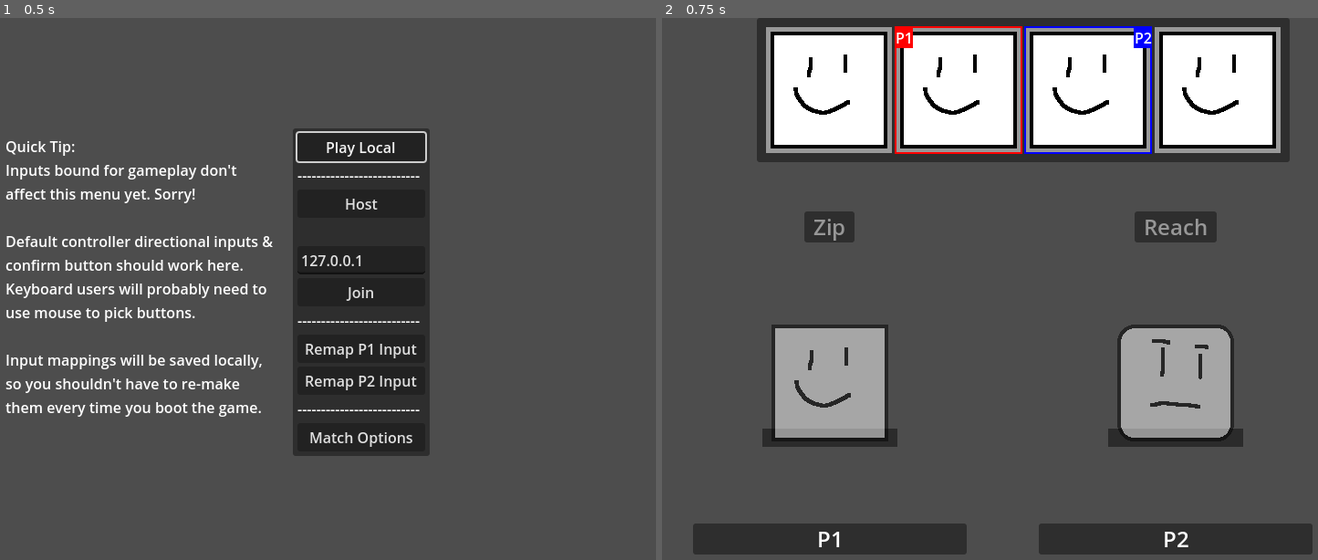
Above: before the commit, frames 1-2 (left to right).
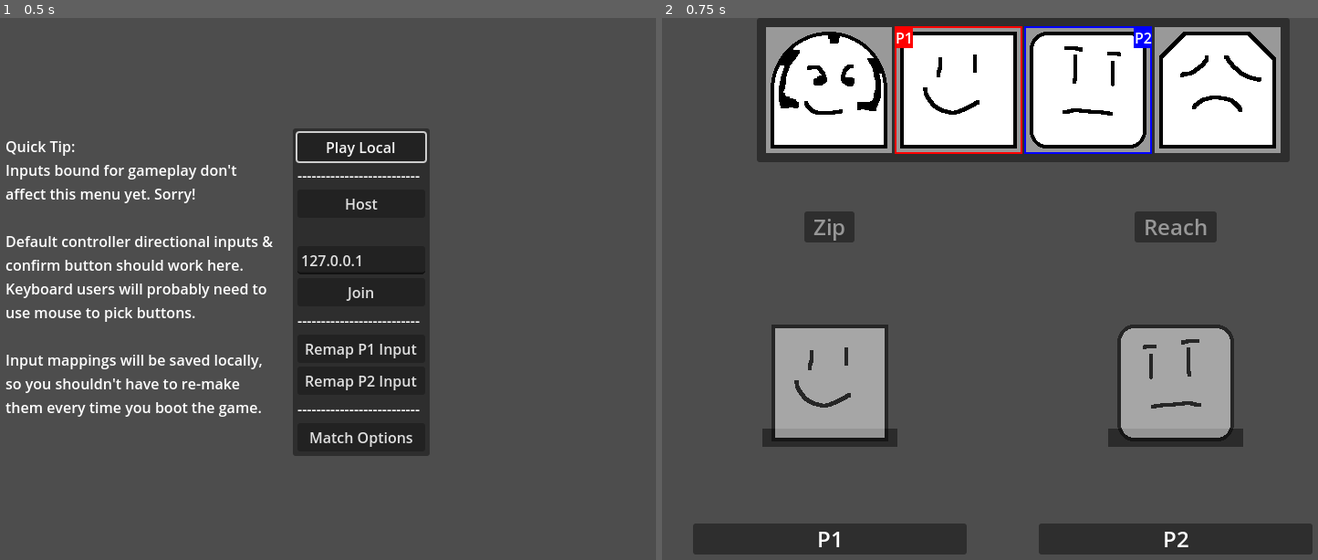
Above: after the commit, the same moments.

Repository: SamBumgardner/spellstrike
Game: Godot game, scene res://network/main.tscn
The game is run twice, just before and just after one commit, with the same random seed, the same clock (stepped at 60 frames per second) and the same inputs.
Inputs:
- Up to frame 1 (0.5 s): no input
- Up to frame 2 (0.75 s): click "Play Local" at 0.5 s

Frame 1 is identical in both runs. In frame 2, 2.1% of the frame differs, in the area x 16-94%, y 2-73%.

Commit message:
sneak in some character select display improvements.

Diff:
--- /dev/null
+++ b/game/assets/art/defeat_portrait_heavy.tres
@@ -0,0 +1,7 @@
+[gd_resource type="AtlasTexture" load_steps=2 format=3 uid="uid://cdcnewacgsxha"]
+
+[ext_resource type="Texture2D" uid="uid://cgrgw14ugq182" path="res://assets/art/placeholder_character_sheet_2.png" id="1_h5mld"]
+
+[resource]
+atlas = ExtResource("1_h5mld")
+region = Rect2(384, 128, 128, 128)
--- /dev/null
+++ b/game/assets/art/defeat_portrait_mix.tres
@@ -0,0 +1,7 @@
+[gd_resource type="AtlasTexture" load_steps=2 format=3 uid="uid://mtusp0opl68k"]
+
+[ext_resource type="Texture2D" uid="uid://dqkmjkufqaohn" path="res://assets/art/placeholder_character_sheet_4.png" id="1_804d7"]
+
+[resource]
+atlas = ExtResource("1_804d7")
+region = Rect2(384, 128, 128, 128)
--- /dev/null
+++ b/game/assets/art/defeat_portrait_reach.tres
@@ -0,0 +1,7 @@
+[gd_resource type="AtlasTexture" load_steps=2 format=3 uid="uid://dapudc1k62h2b"]
+
+[ext_resource type="Texture2D" uid="uid://5fh8e5mfcf2l" path="res://assets/art/placeholder_character_sheet_3.png" id="1_5otj1"]
+
+[resource]
+atlas = ExtResource("1_5otj1")
+region = Rect2(384, 128, 128, 128)
--- /dev/null
+++ b/game/assets/art/victory_portrait_heavy.tres
@@ -0,0 +1,7 @@
+[gd_resource type="AtlasTexture" load_steps=2 format=3 uid="uid://d4e28vyqx6jf1"]
+
+[ext_resource type="Texture2D" uid="uid://cgrgw14ugq182" path="res://assets/art/placeholder_character_sheet_2.png" id="1_f8603"]
+
+[resource]
+atlas = ExtResource("1_f8603")
+region = Rect2(0, 0, 128, 128)
--- /dev/null
+++ b/game/assets/art/victory_portrait_mix.tres
@@ -0,0 +1,7 @@
+[gd_resource type="AtlasTexture" load_steps=2 format=3 uid="uid://bdsjxeso6e62y"]
+
+[ext_resource type="Texture2D" uid="uid://dqkmjkufqaohn" path="res://assets/art/placeholder_character_sheet_4.png" id="1_5s6o3"]
+
+[resource]
+atlas = ExtResource("1_5s6o3")
+region = Rect2(0, 0, 128, 128)
--- /dev/null
+++ b/game/assets/art/victory_portrait_reach.tres
@@ -0,0 +1,7 @@
+[gd_resource type="AtlasTexture" load_steps=2 format=3 uid="uid://nca4ui2p241r"]
+
+[ext_resource type="Texture2D" uid="uid://5fh8e5mfcf2l" path="res://assets/art/placeholder_character_sheet_3.png" id="1_12cx7"]
+
+[resource]
+atlas = ExtResource("1_12cx7")
+region = Rect2(0, 0, 128, 128)
--- a/game/assets/data/character/character_heavy.tres
+++ b/game/assets/data/character/character_heavy.tres
@@ -1,7 +1,7 @@
 [gd_resource type="Resource" script_class="CharacterSpec" load_steps=17 format=3 uid="uid://cwypxpiy87c4"]
 
 [ext_resource type="Texture2D" uid="uid://cgrgw14ugq182" path="res://assets/art/placeholder_character_sheet_2.png" id="1_a3u5p"]
-[ext_resource type="Texture2D" uid="uid://cdy88alpe2xwf" path="res://assets/art/placeholder_defeat_portrait.tres" id="2_gd4nh"]
+[ext_resource type="Texture2D" uid="uid://cdcnewacgsxha" path="res://assets/art/defeat_portrait_heavy.tres" id="2_5t0lr"]
 [ext_resource type="Script" path="res://player/character_spec.gd" id="3_us2cm"]
 [ext_resource type="Texture2D" uid="uid://co1nmfg8ck3by" path="res://assets/art/special_icon.png" id="4_ysne1"]
 [ext_resource type="Resource" uid="uid://fe7gccuy0f46" path="res://assets/data/states/character/heavy/state_heavy_idle.tres" id="5_ije0y"]
@@ -15,13 +15,13 @@
 [ext_resource type="Resource" uid="uid://ndjspav4naaj" path="res://assets/data/states/character/speed/DefeatedState.tres" id="13_8gw7f"]
 [ext_resource type="Resource" uid="uid://brc0an4nux82m" path="res://assets/data/states/character/speed/VictoryState.tres" id="14_k2ck3"]
 [ext_resource type="Resource" uid="uid://btdh4c0kxgpy5" path="res://assets/data/states/character/heavy/state_heavy_a_backstep.tres" id="15_wroa8"]
-[ext_resource type="Texture2D" uid="uid://bu6wsaejco7uh" path="res://assets/art/placeholder_victory_portrait.tres" id="16_kydsy"]
+[ext_resource type="Texture2D" uid="uid://d4e28vyqx6jf1" path="res://assets/art/victory_portrait_heavy.tres" id="16_cvnkg"]
 
 [resource]
 script = ExtResource("3_us2cm")
 name = "Heavy"
-victory_portrait = ExtResource("16_kydsy")
-defeat_portrait = ExtResource("2_gd4nh")
+victory_portrait = ExtResource("16_cvnkg")
+defeat_portrait = ExtResource("2_5t0lr")
 animation_sprite = ExtResource("1_a3u5p")
 special_icon = ExtResource("4_ysne1")
 walk_speed = 3
--- a/game/assets/data/character/character_mix.tres
+++ b/game/assets/data/character/character_mix.tres
@@ -1,7 +1,7 @@
 [gd_resource type="Resource" script_class="CharacterSpec" load_steps=18 format=3 uid="uid://cqsx3i7qb080q"]
 
 [ext_resource type="Texture2D" uid="uid://dqkmjkufqaohn" path="res://assets/art/placeholder_character_sheet_4.png" id="1_cqw70"]
-[ext_resource type="Texture2D" uid="uid://cdy88alpe2xwf" path="res://assets/art/placeholder_defeat_portrait.tres" id="2_wwrrx"]
+[ext_resource type="Texture2D" uid="uid://mtusp0opl68k" path="res://assets/art/defeat_portrait_mix.tres" id="2_b76qj"]
 [ext_resource type="Script" path="res://player/character_spec.gd" id="3_uhk7e"]
 [ext_resource type="Texture2D" uid="uid://co1nmfg8ck3by" path="res://assets/art/special_icon.png" id="4_jjpcw"]
 [ext_resource type="Resource" uid="uid://co8nnxi0rj0m5" path="res://assets/data/states/character/speed/IdleState.tres" id="5_f7rba"]
@@ -15,14 +15,14 @@
 [ext_resource type="Resource" uid="uid://ndjspav4naaj" path="res://assets/data/states/character/speed/DefeatedState.tres" id="13_8i1ef"]
 [ext_resource type="Resource" uid="uid://brc0an4nux82m" path="res://assets/data/states/character/speed/VictoryState.tres" id="14_oyqml"]
 [ext_resource type="Resource" uid="uid://ba11lgq4g27a" path="res://assets/data/states/character/mix/state_mix_a_forward.tres" id="15_7b644"]
-[ext_resource type="Texture2D" uid="uid://bu6wsaejco7uh" path="res://assets/art/placeholder_victory_portrait.tres" id="16_puq1x"]
 [ext_resource type="Resource" uid="uid://stu785nlluo5" path="res://assets/data/states/character/mix/state_mix_s_neutral_recovery.tres" id="16_tbxk2"]
+[ext_resource type="Texture2D" uid="uid://bdsjxeso6e62y" path="res://assets/art/victory_portrait_mix.tres" id="17_b6pnf"]
 
 [resource]
 script = ExtResource("3_uhk7e")
 name = "Mix"
-victory_portrait = ExtResource("16_puq1x")
-defeat_portrait = ExtResource("2_wwrrx")
+victory_portrait = ExtResource("17_b6pnf")
+defeat_portrait = ExtResource("2_b76qj")
 animation_sprite = ExtResource("1_cqw70")
 special_icon = ExtResource("4_jjpcw")
 walk_speed = 4
--- a/game/assets/data/character/character_reach.tres
+++ b/game/assets/data/character/character_reach.tres
@@ -1,7 +1,7 @@
 [gd_resource type="Resource" script_class="CharacterSpec" load_steps=17 format=3 uid="uid://r3plnq5yuj2h"]
 
 [ext_resource type="Texture2D" uid="uid://5fh8e5mfcf2l" path="res://assets/art/placeholder_character_sheet_3.png" id="1_w1v2a"]
-[ext_resource type="Texture2D" uid="uid://cdy88alpe2xwf" path="res://assets/art/placeholder_defeat_portrait.tres" id="2_ccven"]
+[ext_resource type="Texture2D" uid="uid://dapudc1k62h2b" path="res://assets/art/defeat_portrait_reach.tres" id="2_64h6x"]
 [ext_resource type="Script" path="res://player/character_spec.gd" id="3_o65xs"]
 [ext_resource type="Texture2D" uid="uid://co1nmfg8ck3by" path="res://assets/art/special_icon.png" id="4_bclvp"]
 [ext_resource type="Resource" uid="uid://co8nnxi0rj0m5" path="res://assets/data/states/character/speed/IdleState.tres" id="5_rj71r"]
@@ -15,13 +15,13 @@
 [ext_resource type="Resource" uid="uid://ndjspav4naaj" path="res://assets/data/states/character/speed/DefeatedState.tres" id="13_nf5jv"]
 [ext_resource type="Resource" uid="uid://brc0an4nux82m" path="res://assets/data/states/character/speed/VictoryState.tres" id="14_3ck0o"]
 [ext_resource type="Resource" uid="uid://d4f0law1r1n3d" path="res://assets/data/states/character/reach/state_reach_b_chain.tres" id="15_guexm"]
-[ext_resource type="Texture2D" uid="uid://bu6wsaejco7uh" path="res://assets/art/placeholder_victory_portrait.tres" id="16_d44ds"]
+[ext_resource type="Texture2D" uid="uid://nca4ui2p241r" path="res://assets/art/victory_portrait_reach.tres" id="16_nthc0"]
 
 [resource]
 script = ExtResource("3_o65xs")
 name = "Reach"
-victory_portrait = ExtResource("16_d44ds")
-defeat_portrait = ExtResource("2_ccven")
+victory_portrait = ExtResource("16_nthc0")
+defeat_portrait = ExtResource("2_64h6x")
 animation_sprite = ExtResource("1_w1v2a")
 special_icon = ExtResource("4_bclvp")
 walk_speed = 4
--- a/game/assets/data/character/character_speed.tres
+++ b/game/assets/data/character/character_speed.tres
@@ -2,7 +2,7 @@
 
 [ext_resource type="Texture2D" uid="uid://bl34rh555skbp" path="res://assets/art/placeholder_character_sheet.png" id="1_10gw3"]
 [ext_resource type="Script" path="res://player/character_spec.gd" id="1_ay1rm"]
-[ext_resource type="Texture2D" uid="uid://cdy88alpe2xwf" path="res://assets/art/placeholder_defeat_portrait.tres" id="2_jpsq6"]
+[ext_resource type="Texture2D" uid="uid://cdy88alpe2xwf" path="res://assets/art/defeat_portrait_speed.tres" id="2_jpsq6"]
 [ext_resource type="Texture2D" uid="uid://co1nmfg8ck3by" path="res://assets/art/special_icon.png" id="4_4ax38"]
 [ext_resource type="Resource" uid="uid://co8nnxi0rj0m5" path="res://assets/data/states/character/speed/IdleState.tres" id="6_pfqtc"]
 [ext_resource type="Resource" uid="uid://71tfhe4l4xal" path="res://assets/data/states/character/speed/WalkState.tres" id="7_ffkam"]
@@ -15,7 +15,7 @@
 [ext_resource type="Resource" uid="uid://ndjspav4naaj" path="res://assets/data/states/character/speed/DefeatedState.tres" id="14_t3g0u"]
 [ext_resource type="Resource" uid="uid://brc0an4nux82m" path="res://assets/data/states/character/speed/VictoryState.tres" id="15_n2cck"]
 [ext_resource type="Resource" uid="uid://4va3vpwoielf" path="res://assets/data/states/character/speed/LightAttackChainState.tres" id="16_3aj0r"]
-[ext_resource type="Texture2D" uid="uid://bu6wsaejco7uh" path="res://assets/art/placeholder_victory_portrait.tres" id="17_7kd3u"]
+[ext_resource type="Texture2D" uid="uid://bu6wsaejco7uh" path="res://assets/art/victory_portrait_speed.tres" id="17_7kd3u"]
 
 [resource]
 script = ExtResource("1_ay1rm")
--- a/game/player/character_spec.gd
+++ b/game/player/character_spec.gd
@@ -17,8 +17,3 @@
 @export var special_uses: int = 5
 @export var states: Dictionary
 @export var maximum_active_projectiles: int = 1
-
-func _init() -> void:
-    name = "placeholder_name"
-    victory_portrait = load("res://assets/art/placeholder_victory_portrait.tres")
-    defeat_portrait = load("res://assets/art/placeholder_defeat_portrait.tres")
--- a/game/project.godot
+++ b/game/project.godot
@@ -63,6 +63,9 @@
 rollback/classes/network_adaptor="res://addons/godot-rollback-netcode/RPCNetworkAdaptor.gd"
 rollback/classes/message_serializer="res://network/VsMessageSerializer.gd"
 rollback/classes/hash_serializer="res://addons/godot-rollback-netcode/HashSerializer.gd"
+rollback/debug/rollback_ticks=2
+rollback/debug/random_rollback_ticks=2
+rollback/debug/skip_nth_message=3
 
 [rendering]
 
--- a/game/ui/menu/character_select/character_options.gd
+++ b/game/ui/menu/character_select/character_options.gd
@@ -12,6 +12,11 @@
     load("res://assets/data/character/character_reach.tres"),
     load("res://assets/data/character/character_heavy.tres"),
 ]
+
+func _ready() -> void:
+    super()
+    for i in targetable_ui.size():
+        targetable_ui[i].set_texture(character_specifications[i].victory_portrait)
 
 func _get_initial_index(cursor_side: Player.Side, player_information: PlayerInformation) -> int:
     var initial_index = -1
--- a/game/ui/menu/character_select/character_select.tscn
+++ b/game/ui/menu/character_select/character_select.tscn
@@ -51,6 +51,7 @@
 
 [node name="PlayerSelection2" parent="UI/PlayerSelections" instance=ExtResource("3_yel6j")]
 layout_mode = 2
+flip_character_sprite = true
 
 [node name="Notification" parent="UI" instance=ExtResource("6_4sdsu")]
 visible = false
--- a/game/ui/menu/character_select/player_selection.gd
+++ b/game/ui/menu/character_select/player_selection.gd
@@ -1,4 +1,6 @@
 class_name PlayerSelection extends Control
+
+@export var flip_character_sprite: bool = false
 
 @onready var player_name_label: Label = $"%PlayerName"
 @onready var character_name_label: Label = $"%CharacterName"
@@ -6,6 +8,9 @@
 
 func init(player_information: PlayerInformation) -> void:
     player_name_label.text = player_information.player_name
+
+func _ready() -> void:
+    character_sprite.flip_h = flip_character_sprite
 
 func preview_character(new_character_spec: CharacterSpec) -> void:
     character_name_label.text = new_character_spec.name
--- /dev/null
+++ b/game/ui/menu/picture_menu_option.gd
@@ -0,0 +1,4 @@
+class_name PictureMenuOption extends MenuOption
+
+func set_texture(new_texture: Texture2D) -> void:
+    $MarginContainer/TextureRect.texture = new_texture
--- a/game/ui/menu/picture_menu_option.tscn
+++ b/game/ui/menu/picture_menu_option.tscn
@@ -1,15 +1,15 @@
 [gd_scene load_steps=5 format=3 uid="uid://bru2qmscncwic"]
 
 [ext_resource type="Theme" uid="uid://6reybym5jb8p" path="res://ui/themes/menu_option_theme.tres" id="1_qvxc1"]
-[ext_resource type="Script" path="res://ui/menu/menu_option.gd" id="2_efllc"]
-[ext_resource type="Texture2D" uid="uid://bu6wsaejco7uh" path="res://assets/art/placeholder_victory_portrait.tres" id="3_t22qd"]
+[ext_resource type="Script" path="res://ui/menu/picture_menu_option.gd" id="2_rlq3y"]
+[ext_resource type="Texture2D" uid="uid://bu6wsaejco7uh" path="res://assets/art/victory_portrait_speed.tres" id="3_t22qd"]
 
 [sub_resource type="StyleBoxFlat" id="StyleBoxFlat_1xjbl"]
 
 [node name="PictureMenuOption" type="PanelContainer"]
 theme = ExtResource("1_qvxc1")
 theme_override_styles/panel = SubResource("StyleBoxFlat_1xjbl")
-script = ExtResource("2_efllc")
+script = ExtResource("2_rlq3y")
 
 [node name="MarginContainer" type="MarginContainer" parent="."]
 layout_mode = 2
Renamed: game/assets/art/placeholder_defeat_portrait.tres -> game/assets/art/defeat_portrait_speed.tres
Renamed: game/assets/art/placeholder_victory_portrait.tres -> game/assets/art/victory_portrait_speed.tres
